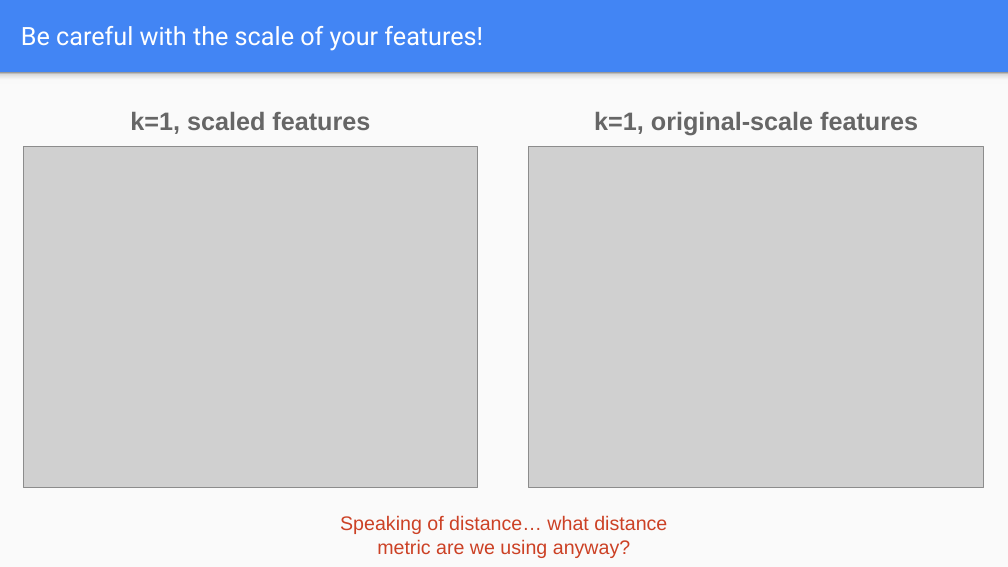
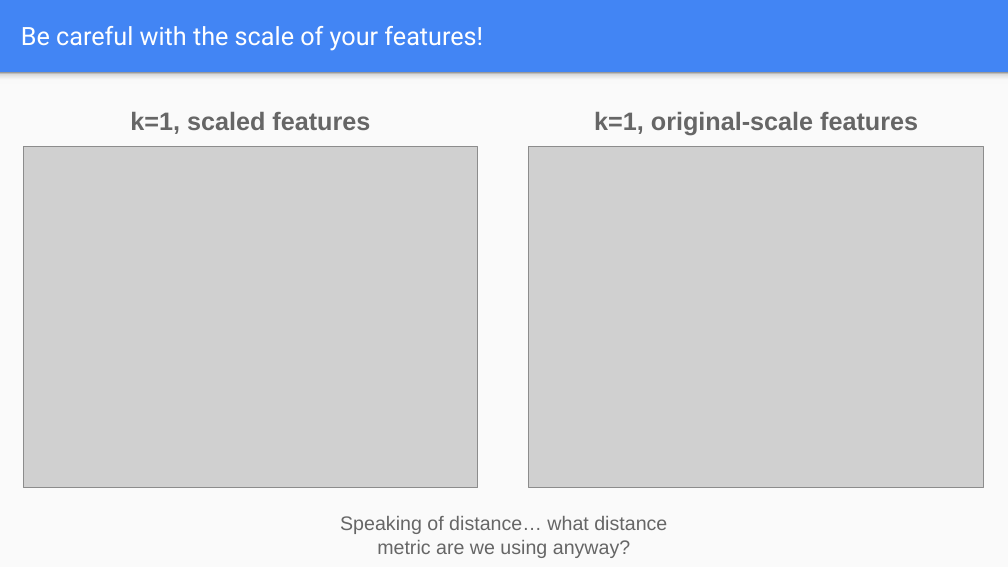
Before and after one commit to wmarshall484/DSI_LECTURES_2, a slide deck: slide 10 of non-parametric-learners/ryan_henning/kNN & Decision Trees.pptx. Drawn at 1008x567 pixels with LibreOffice and Linux fonts; fonts in the diff are those of the drawing; grey boxes stand for pictures. Boxes give left, top, right and bottom in pixels: in the first picture for what was removed or moved away, otherwise in the second. Text is boxed around its words. In the diff, an @@ line names an element or a change of style, - is before the commit and + after.

```diff
--- a/non-parametric-learners/ryan_henning/kNN & Decision Trees.pptx
+++ b/non-parametric-learners/ryan_henning/kNN & Decision Trees.pptx
@@ text "Speaking of distance… what distance ..." at (340,516,667,558): text colour #CC4125 to #666666 @@
```
Also in this commit, not shown: 3 other slides changed, 4 other files.
